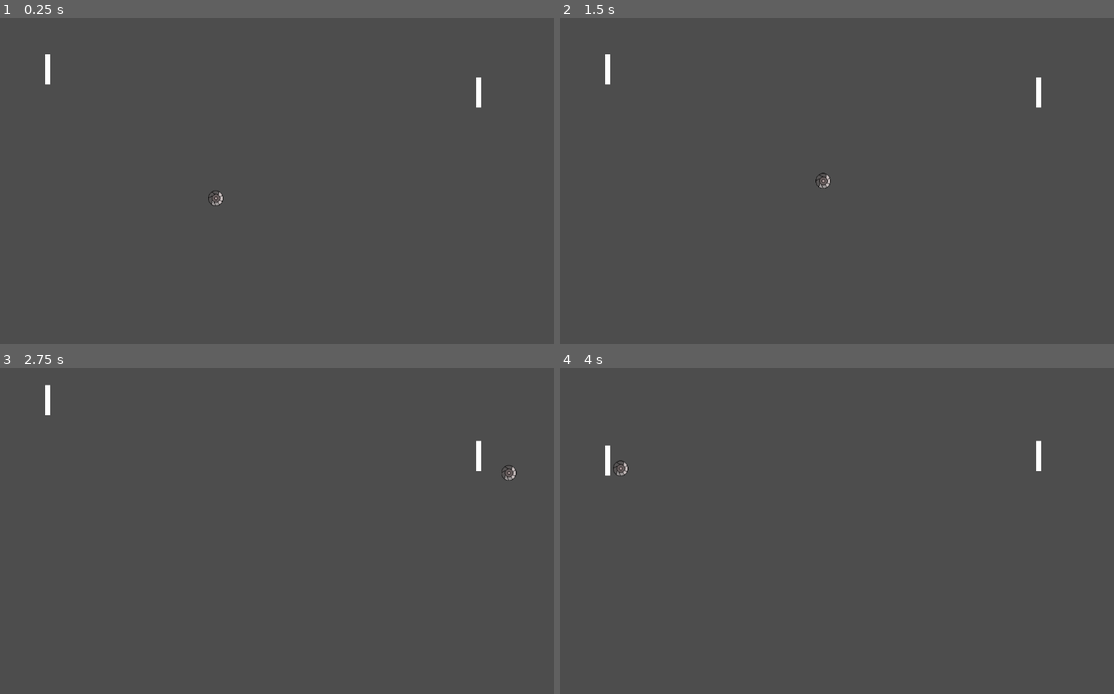
Above: before the commit, frames 1-4 (two rows, left to right).
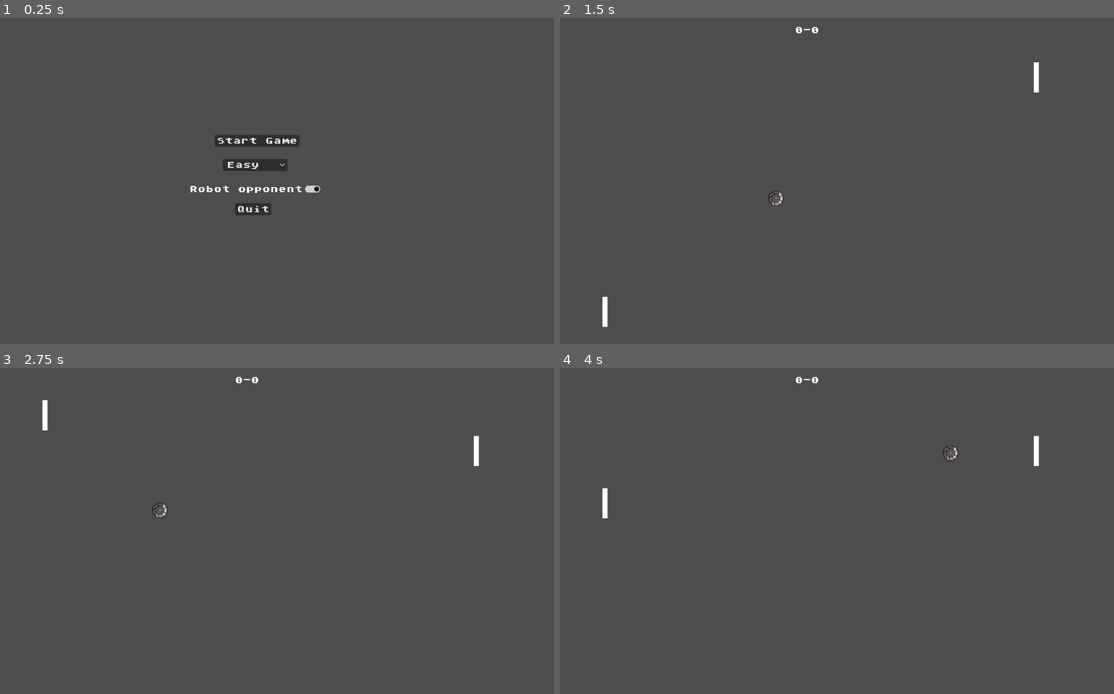
Above: after the commit, the same moments.

Repository: AlhemyD/GameDevil
Game: Godot game, scene res://scenes/menu.tscn
The game is run twice, just before and just after one commit, with the same random seed, the same clock (stepped at 60 frames per second) and the same inputs. Before the commit the project starts from res://scenes/main.tscn.
Inputs (mouse positions are in pixels of both pictures, inside the frame that each line leads up to):
- Up to frame 1 (0.25 s): no input
- Up to frame 2 (1.5 s): click (814, 187) at 0.5 s, where only the run after the commit has a clickable "Robot opponent"; click (814, 141) at 1.25 s, where only the run after the commit has a clickable "Start Game"
- Up to frame 3 (2.75 s): tap Enter at 2 s; hold W (p1_up) from 2.03 s (still down); tap Down (p2_down) at 2.1 s
- Up to frame 4 (4 s): tap Space at 2.75 s; release W (p1_up) at 2.78 s; hold S (p1_down) 2.78-3.53 s; tap Up (p2_up) at 2.85 s; hold W (p1_up) from 3.53 s (still down); tap Down (p2_down) at 3.6 s

The runs differ from the first frame. In frame 1, 1.6% of the frame differs, in the area x 8-87%, y 11-61%; in frame 2, 0.5%; in frame 3, 0.4%; in frame 4, 0.5%.

Commit message:
Almost done pong. Only design needed

Diff:
--- a/Pong/project.godot
+++ b/Pong/project.godot
@@ -1,10 +1,22 @@
+; Engine configuration file.
+; It's best edited using the editor UI and not directly,
+; since the parameters that go here are not all obvious.
+;
+; Format:
+;   [section] ; section goes between []
+;   param=value ; assign values to parameters
+
 config_version=5
 
 [application]
 
 config/name="Pong"
-run/main_scene="uid://ceu771rqxpk0b"
+run/main_scene="uid://ba37plnvujw2v"
 config/features=PackedStringArray("4.5", "GL Compatibility")
+
+[autoload]
+
+global="*res://scripts/global.gd"
 
 [input]
 
--- a/Pong/scenes/Paddle.tscn
+++ b/Pong/scenes/Paddle.tscn
@@ -7,12 +7,12 @@
 
 [node name="Paddle" type="StaticBody2D"]
 script = ExtResource("1_e6xuo")
-metadata/_edit_group_ = true
 
 [node name="ColorRect" type="ColorRect" parent="."]
-offset_right = 10.0
-offset_bottom = 60.0
+offset_left = -5.0
+offset_top = -30.0
+offset_right = 5.0
+offset_bottom = 30.0
 
 [node name="CollisionShape2D" type="CollisionShape2D" parent="."]
-position = Vector2(5, 30)
 shape = SubResource("RectangleShape2D_ry5ju")
--- a/Pong/scenes/main.tscn
+++ b/Pong/scenes/main.tscn
@@ -1,7 +1,9 @@
-[gd_scene load_steps=8 format=3 uid="uid://ceu771rqxpk0b"]
+[gd_scene load_steps=9 format=3 uid="uid://ceu771rqxpk0b"]
 
 [ext_resource type="PackedScene" uid="uid://bkgsgplmdrdk4" path="res://scenes/ball.tscn" id="1_o5qli"]
+[ext_resource type="Script" uid="uid://clkf6ipbxuqxm" path="res://scripts/main.gd" id="1_sugp2"]
 [ext_resource type="PackedScene" uid="uid://coimwreiboshf" path="res://scenes/Paddle.tscn" id="2_sugp2"]
+[ext_resource type="FontFile" uid="uid://cpnhii765sy4o" path="res://assets/atariclassic-regular.ttf" id="4_jyhfs"]
 
 [sub_resource type="SegmentShape2D" id="SegmentShape2D_o5qli"]
 b = Vector2(0, 648)
@@ -15,40 +17,12 @@
 [sub_resource type="SegmentShape2D" id="SegmentShape2D_jyhfs"]
 b = Vector2(1152, 0)
 
-[sub_resource type="GDScript" id="GDScript_g4aya"]
-script/source = "extends Node2D
-
-@export var speed: float = 400.0
-@export var up_action: String = \"p1_up\"
-@export var down_action: String = \"p1_down\"
-
-var top_limit: float
-var bottom_limit: float
-
-func _ready():
-	var rect = get_viewport_rect()
-	var half_height = $CollisionShape2D.shape.extents.y
-	top_limit = half_height + 4
-	bottom_limit = rect.size.y - half_height - 4
-
-func _process(delta):
-	var direction := 0.0
-	if Input.is_action_pressed(up_action):
-		direction -= 1
-	if Input.is_action_pressed(down_action):
-		direction += 1
-
-	position.y += direction * speed * delta
-
-	# ограничение, чтобы не выходить за экран
-	position.y = clamp(position.y, top_limit, bottom_limit)
-"
-
 [node name="Main" type="Node2D"]
+script = ExtResource("1_sugp2")
 
 [node name="Ball" parent="." instance=ExtResource("1_o5qli")]
 position = Vector2(368, 102)
-speed = 400.0
+speed = 500.0
 
 [node name="WallsStaticBody" type="StaticBody2D" parent="."]
 
@@ -68,10 +42,23 @@
 
 [node name="PaddleRight" parent="." instance=ExtResource("2_sugp2")]
 position = Vector2(998, 118)
-script = SubResource("GDScript_g4aya")
+speed = 700.0
 up_action = "p2_up"
 down_action = "p2_down"
 
 [node name="PaddleLeft" parent="." instance=ExtResource("2_sugp2")]
-position = Vector2(144, 72)
-script = SubResource("GDScript_g4aya")
+position = Vector2(144, 584)
+speed = 700.0
+
+[node name="Count" type="Label" parent="."]
+offset_left = 520.0
+offset_top = 16.0
+offset_right = 560.0
+offset_bottom = 39.0
+theme_override_fonts/font = ExtResource("4_jyhfs")
+
+[node name="Winner" type="Label" parent="."]
+visible = false
+offset_right = 40.0
+offset_bottom = 23.0
+theme_override_fonts/font = ExtResource("4_jyhfs")
--- /dev/null
+++ b/Pong/scenes/menu.tscn
@@ -0,0 +1,65 @@
+[gd_scene load_steps=3 format=3 uid="uid://ba37plnvujw2v"]
+
+[ext_resource type="Script" uid="uid://2ngdp4quyncn" path="res://scripts/menu.gd" id="1_yqeox"]
+[ext_resource type="FontFile" uid="uid://cpnhii765sy4o" path="res://assets/atariclassic-regular.ttf" id="2_vjb58"]
+
+[node name="Menu" type="Control"]
+layout_mode = 3
+anchors_preset = 15
+anchor_right = 1.0
+anchor_bottom = 1.0
+offset_right = -1152.0
+offset_bottom = -648.0
+grow_horizontal = 2
+grow_vertical = 2
+script = ExtResource("1_yqeox")
+
+[node name="StartGame" type="Button" parent="."]
+layout_mode = 0
+offset_left = 480.0
+offset_top = 232.0
+offset_right = 648.0
+offset_bottom = 256.0
+theme_override_fonts/font = ExtResource("2_vjb58")
+text = "Start Game"
+
+[node name="Quit" type="Button" parent="."]
+layout_mode = 0
+offset_left = 520.0
+offset_top = 368.0
+offset_right = 592.0
+offset_bottom = 392.0
+theme_override_fonts/font = ExtResource("2_vjb58")
+text = "Quit"
+
+[node name="Difficulty" type="OptionButton" parent="."]
+layout_mode = 0
+offset_left = 496.0
+offset_top = 280.0
+offset_right = 624.0
+offset_bottom = 304.0
+theme_override_fonts/font = ExtResource("2_vjb58")
+selected = 0
+item_count = 3
+popup/item_0/text = "Easy"
+popup/item_0/id = 0
+popup/item_1/text = "Normal"
+popup/item_1/id = 1
+popup/item_2/text = "Hard"
+popup/item_2/id = 2
+
+[node name="Robot" type="CheckButton" parent="."]
+layout_mode = 0
+offset_left = 424.0
+offset_top = 328.0
+offset_right = 696.0
+offset_bottom = 352.0
+theme_override_fonts/font = ExtResource("2_vjb58")
+button_pressed = true
+text = "Robot opponent"
+flat = true
+
+[connection signal="button_down" from="StartGame" to="." method="_on_StartGame_pressed"]
+[connection signal="button_down" from="Quit" to="." method="_on_Quit_pressed"]
+[connection signal="item_selected" from="Difficulty" to="." method="_on_difficulty_item_selected"]
+[connection signal="toggled" from="Robot" to="." method="_on_robot_toggled"]
--- a/Pong/scripts/ball.gd
+++ b/Pong/scripts/ball.gd
@@ -18,6 +18,8 @@
 	reset_ball()
 
 func _process(delta: float) -> void:
+	if global.game_ended:
+		return
 	var next_pos = global_position + velocity * delta
 
 	# верх/низ экрана
@@ -51,7 +53,12 @@
 				next_pos.x = paddle_pos.x - paddle_shape.extents.x - size.x/2
 
 	# левая и правая границы — сброс мяча
-	if next_pos.x - size.x/2 < 0 or next_pos.x + size.x/2 > window.size.x:
+	if next_pos.x - size.x/2 < 0:
+		global.count_right+=1
+		reset_ball()
+		return
+	if next_pos.x + size.x/2 > window.size.x:
+		global.count_left+=1
 		reset_ball()
 		return
 
--- /dev/null
+++ b/Pong/scripts/global.gd
@@ -0,0 +1,11 @@
+extends Node
+
+const WINNING_SCORE: int = 5
+
+var difficulty: int = 1
+var robot: bool = true
+
+var game_ended: bool = false
+
+var count_left: int = 0
+var count_right: int = 0
--- /dev/null
+++ b/Pong/scripts/main.gd
@@ -0,0 +1,47 @@
+extends Node2D
+
+
+@onready var count = $Count
+@onready var winner = $Winner
+@onready var ball = $Ball
+@onready var left = $PaddleLeft
+@onready var right = get_node("PaddleRight")
+
+func _ready():
+	count.text = str(global.count_left)+"-"+str(global.count_right)
+	right.robot = global.robot
+	if global.robot:
+
+		if global.difficulty == 0:  # Лёгкий уровень
+			ball.speed = 800
+			right.speed/=3
+
+		elif global.difficulty == 1:  # Средний уровень
+			ball.speed = 700
+			right.speed/=2
+
+		else:  # Тяжёлый уровень
+			ball.speed = 650
+			right.speed/=1.5
+
+
+func _process(_delta):
+	if not global.game_ended:
+		count.text = str(global.count_left)+"-"+str(global.count_right)
+		if max(global.count_left, global.count_right) >= global.WINNING_SCORE:
+			global.game_ended = true
+			if global.count_left > global.count_right:
+				winner.text="Left wins"
+			elif global.count_left < global.count_right:
+				winner.text="Right wins"
+			else:
+				winner.tet="Draw"
+			winner.visible = true
+
+	else:
+		if Input.is_anything_pressed():
+			global.count_left=0
+			global.count_right=0
+			winner.visible=false
+			global.game_ended = false
+			get_tree().change_scene_to_file("res://scenes/menu.tscn")
--- /dev/null
+++ b/Pong/scripts/menu.gd
@@ -0,0 +1,15 @@
+extends Control
+
+func _on_StartGame_pressed():
+	get_tree().change_scene_to_file("res://scenes/main.tscn")
+
+func _on_Quit_pressed():
+	get_tree().quit()
+
+
+func _on_difficulty_item_selected(index: int) -> void:
+	global.difficulty = index
+
+
+func _on_robot_toggled(toggled_on: bool) -> void:
+	global.robot = toggled_on
--- a/Pong/scripts/paddle.gd
+++ b/Pong/scripts/paddle.gd
@@ -1,9 +1,12 @@
-# scripts/Paddle.gd
 extends StaticBody2D
 
 @export var speed: float = 400.0
 @export var up_action: String = "p1_up"
 @export var down_action: String = "p1_down"
+@export var robot: bool = false
+
+@onready var ball = get_parent().get_node("Ball")
+@onready var timer = $PredictTimer
 
 var top_limit: float
 var bottom_limit: float
@@ -17,12 +20,21 @@
 	top_limit = half_height + 4
 	bottom_limit = rect.size.y - half_height - 4
 
-func _process(delta):
-	var dir = 0.0
-	if Input.is_action_pressed(up_action):
-		dir -= 1
-	if Input.is_action_pressed(down_action):
-		dir += 1
+func _process(delta: float) -> void:
+	if global.game_ended:
+		return
+	if not robot:
+		var dir = 0.0
+		if Input.is_action_pressed(up_action):
+			dir -= 1
+		if Input.is_action_pressed(down_action):
+			dir += 1
 
-	position.y += dir * speed * delta
-	position.y = clamp(position.y, top_limit, bottom_limit)
+		position.y += dir * speed * delta
+		position.y = clamp(position.y, top_limit, bottom_limit)
+	else:
+		if ball.position.y > position.y:
+			position.y += speed*delta
+		elif ball.position.y < position.y:
+
+			position.y -= speed*delta
Not shown, added: Pong/scripts/global.gd.uid
Not shown, added: Pong/scripts/main.gd.uid
Not shown, added: Pong/scripts/menu.gd.uid
